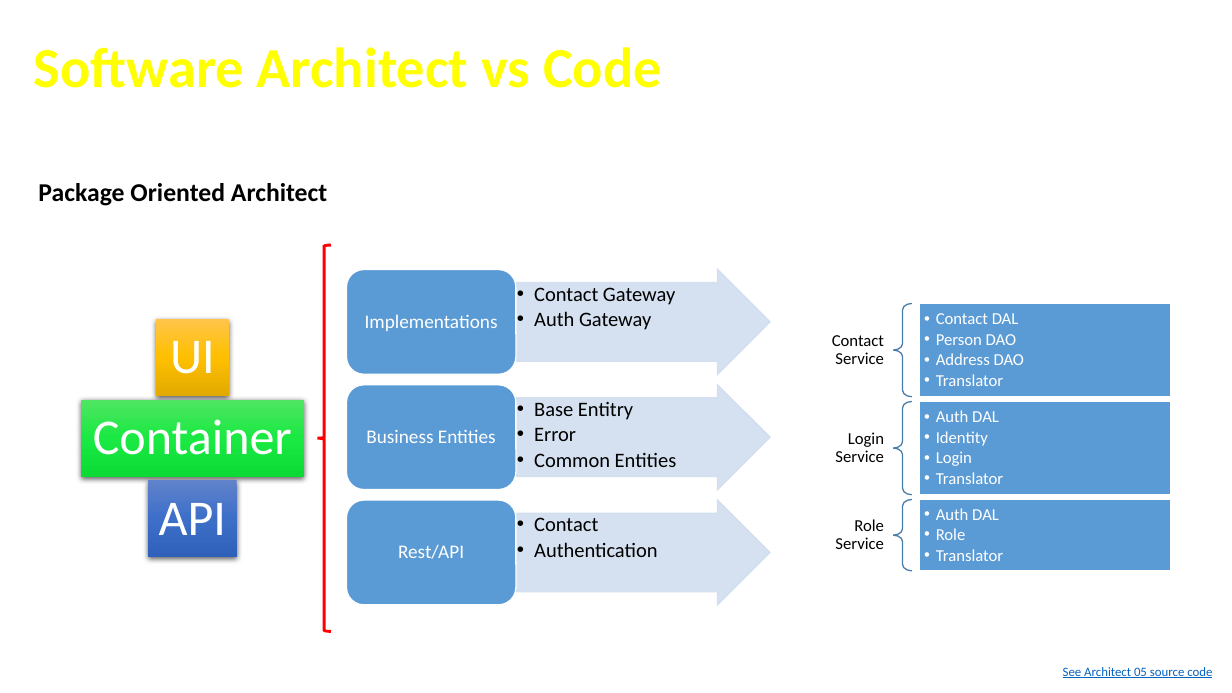
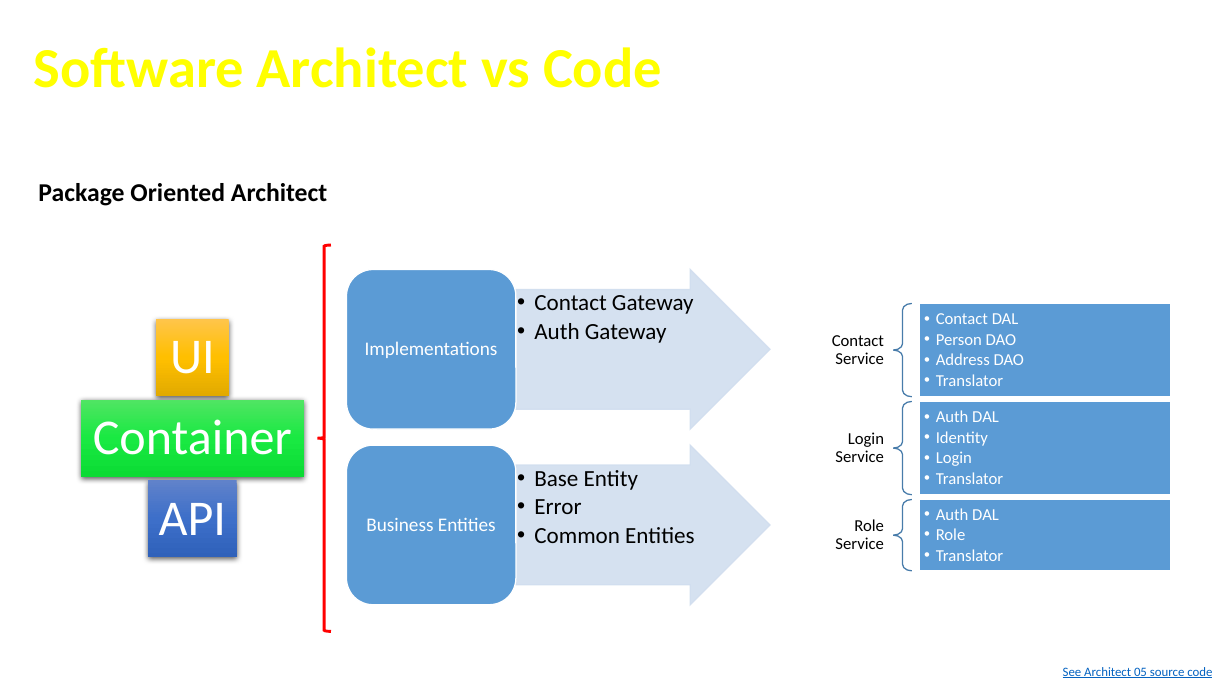
Before and after one commit to cfclick/CFSummit2016, a slide deck: slide 28 of powerpoint/architect/Crafting CF App Like An Architect.pptx. Drawn at 1232x693 pixels with LibreOffice and Linux fonts; fonts in the diff are those of the drawing; background and template pictures are left out. Boxes give left, top, right and bottom in pixels: in the first picture for what was removed or moved away, otherwise in the second. Text is boxed around its words. In the diff, an @@ line names an element or a change of style, - is before the commit and + after.

```diff
--- a/powerpoint/architect/Crafting CF App Like An Architect.pptx
+++ b/powerpoint/architect/Crafting CF App Like An Architect.pptx
@@ rounded rectangle: place and size @@
-rounded rectangle at [347, 270, 516, 374]
+rounded rectangle at [347, 270, 516, 430]
@@ text "Implementations": place and size @@
-text "Implementations" at [365, 314, 498, 331]
+text "Implementations" at [365, 341, 498, 358]
@@ text "Contact Gateway" at [534, 295, 694, 343]: size 16 to 18 pt @@
@@ right arrow: place and size @@
-right arrow at [516, 270, 770, 374]
+right arrow at [516, 270, 770, 430]
@@ rounded rectangle: place and size @@
-rounded rectangle at [347, 500, 516, 604]
+rounded rectangle at [347, 445, 516, 605]
@@ right arrow: place and size @@
-right arrow at [516, 500, 770, 604]
+right arrow at [516, 445, 770, 605]
@@ text "Business Entities": place and size @@
-text "Business Entities" at [366, 429, 496, 443]
+text "Business Entities" at [366, 517, 496, 531]
@@ text "Base Entity": place and size @@
-text "Base Entity" at [534, 402, 677, 467]
+text "Base Entity" at [534, 470, 694, 543]
@@ text at [534, 470, 638, 490]: text changed; size 16 to 18 pt @@
-  • Base Entitry
+  • Base Entity
@@ text at [534, 499, 694, 543]: size 16 to 18 pt in "Error", "Common Entities" @@
@@ group removed at [347, 384, 770, 559]: 2 texts, 1 right arrow, 1 rounded rectangle @@
-  • Contact
-  • Authentication
-Rest/API
```
Also in this commit, not shown: 5 other slides changed, 1 slide added, 7 other files.
